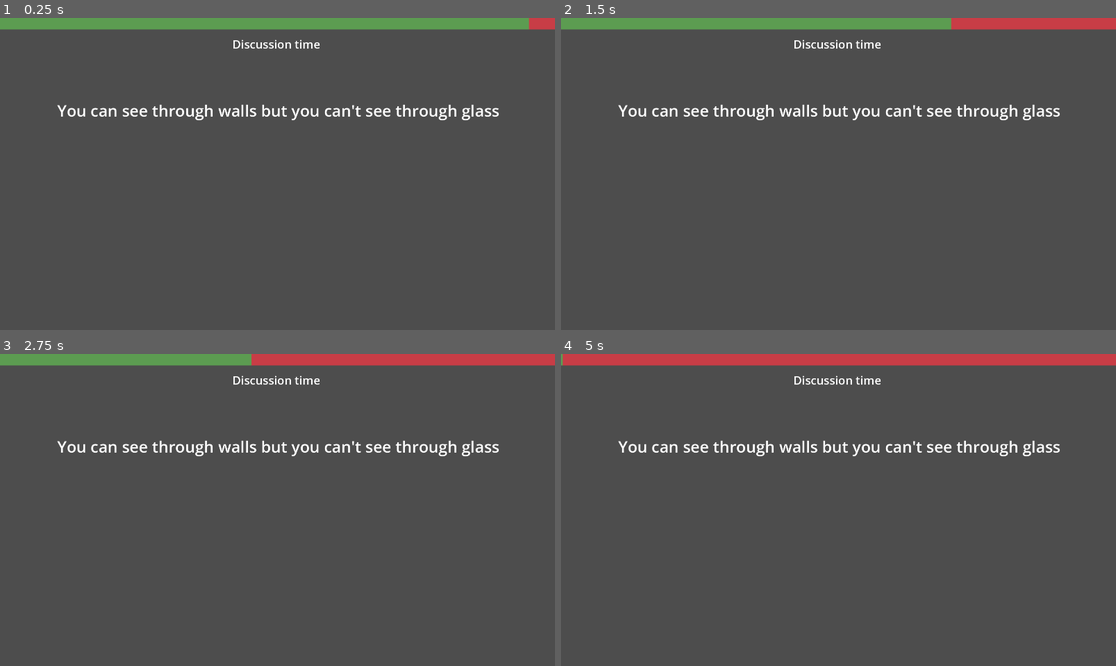
Above: before the commit, frames 1-4 (two rows, left to right).
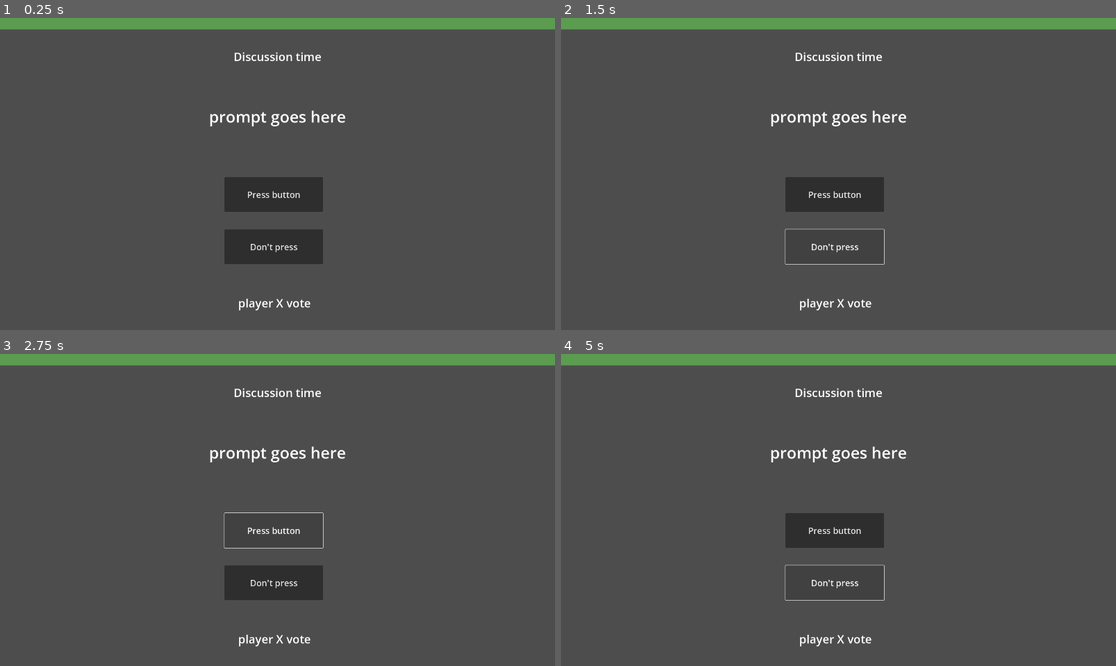
Above: after the commit, the same moments.

Repository: Beepered/WouldYouPressButton
Game: Godot game, scene res://Level.tscn
The game is run twice, just before and just after one commit, with the same random seed, the same clock (stepped at 60 frames per second) and the same inputs.
Inputs (mouse positions are in pixels of both pictures, inside the frame that each line leads up to):
- Up to frame 1 (0.25 s): no input
- Up to frame 2 (1.5 s): click (832, 195) at 0.5 s, where only the run after the commit has a clickable "Press button"; click (832, 245) at 1.25 s, where only the run after the commit has a clickable "Don't press"
- Up to frame 3 (2.75 s): click (271, 531) at 2 s, where only the run after the commit has a clickable "Press button"
- Up to frame 4 (5 s): click (832, 581) at 2.75 s, where only the run after the commit has a clickable "Don't press"; click (832, 531) at 3.5 s, where only the run after the commit has a clickable "Press button"; click (832, 581) at 4.25 s, where only the run after the commit has a clickable "Don't press"

The runs differ from the first frame. In frame 1, 6.0% of the frame differs, in the area x 10-100%, y 0-94%; in frame 2, 5.2%; in frame 3, 6.1%; in frame 4, 7.9%, in the area x 0-100%, y 0-94%.
Error after the commit: Attempt to call function 'start' in base 'null instance' on a null instance. (res://GameManager.gd:36)

Commit message:
fixed voting

Diff:
--- a/GameManager.gd
+++ b/GameManager.gd
@@ -12,7 +12,7 @@
 
 var numPlayers = 2;
 var numVoted = 0;
-var votes = [] # list of 0 or 1, 0 means yes, 1 means no
+var votes = [] # list of 0, 1, or 999, 0 means yes, 1 means no, 999 means no vote
 
 # game object variables except for timers just to read easier
 @onready var progressBar = $ProgressBar
@@ -33,45 +33,42 @@
 		progressBar.value = ($"vote timer".time_left / $"vote timer".wait_time) * 100
 
 func begin_discussion():
+	$"discussion timer".start()
 	gameText.text = "Discussion time"
 	prompt.text = prompts[randi() % prompts.size()]
-	$"discussion timer".start()
 	playerName.visible = false
 	yesButton.visible = false;
 	noButton.visible = false;
 
 func begin_voting():
+	$"vote timer".start()
+	numVoted = 0
+	votes = []
 	gameText.text = "Voting time"
 	playerName.visible = true;
-	playerName.text = "player " + str(numVoted)
-	$"vote timer".start()
+	playerName.text = "player " + str(numVoted + 1)
 	yesButton.visible = true;
 	noButton.visible = true;
-	numVoted = 0
-	votes = []
-
-func continue_voting():
-	$"vote timer".start()
-	playerName.text = "player " + str(numVoted)
 
 func _on_discussion_timer_timeout() -> void:
 	begin_voting()
 
 func _on_vote_timer_timeout() -> void:
+	voted(999)
+
+func _on_vote_yes_button_down() -> void:
+	voted(0)
+
+func _on_vote_no_button_down() -> void:
+	voted(1)
+
+func voted(voteNum):
 	numVoted += 1
+	votes.push_back(voteNum)
 	if(numVoted < numPlayers): # skip to next person because player did not vote
-		continue_voting()
+		$"vote timer".start()
+		playerName.text = "player " + str(numVoted + 1)
 	else: # once everyone has voted
+		$"vote timer".stop()
 		# check the "votes" array variable to see who is in majority
 		begin_discussion()
-
-
-func _on_vote_yes_button_down() -> void:
-	votes.push_back(0)
-	numVoted += 1
-	continue_voting()
-
-func _on_vote_no_button_down() -> void:
-	votes.push_back(1)
-	numVoted += 1
-	continue_voting()
--- a/Level.tscn
+++ b/Level.tscn
@@ -11,7 +11,11 @@
 [node name="Level" type="Node2D"]
 script = ExtResource("1_jui51")
 
-[node name="ProgressBar" type="ProgressBar" parent="."]
+[node name="Num Players stuff" type="Node2D" parent="."]
+
+[node name="Game voting stuff" type="Node2D" parent="."]
+
+[node name="ProgressBar" type="ProgressBar" parent="Game voting stuff"]
 offset_right = 1920.0
 offset_bottom = 40.0
 theme_override_styles/background = SubResource("StyleBoxFlat_0yyxq")
@@ -19,25 +23,25 @@
 value = 100.0
 show_percentage = false
 
-[node name="gameText" type="Label" parent="."]
-offset_left = 804.0
-offset_top = 63.0
-offset_right = 1108.0
-offset_bottom = 118.0
+[node name="gameText" type="Label" parent="Game voting stuff"]
+offset_left = 808.0
+offset_top = 106.0
+offset_right = 1112.0
+offset_bottom = 161.0
 theme_override_font_sizes/font_size = 40
 text = "Discussion time"
 
-[node name="prompt" type="Label" parent="."]
-offset_left = 75.0
-offset_top = 159.0
-offset_right = 1852.0
-offset_bottom = 481.0
+[node name="prompt" type="Label" parent="Game voting stuff"]
+offset_left = 160.0
+offset_top = 180.0
+offset_right = 1760.0
+offset_bottom = 502.0
 theme_override_font_sizes/font_size = 55
 text = "prompt goes here"
 horizontal_alignment = 1
 vertical_alignment = 1
 
-[node name="player name" type="Label" parent="."]
+[node name="player name" type="Label" parent="Game voting stuff"]
 offset_left = 824.0
 offset_top = 959.0
 offset_right = 1075.0
@@ -45,15 +49,15 @@
 theme_override_font_sizes/font_size = 40
 text = "player X vote"
 
-[node name="YesButton" type="Button" parent="."]
-offset_left = 781.0
-offset_top = 536.0
-offset_right = 1121.0
-offset_bottom = 656.0
+[node name="YesButton" type="Button" parent="Game voting stuff"]
+offset_left = 777.0
+offset_top = 551.0
+offset_right = 1117.0
+offset_bottom = 671.0
 theme_override_font_sizes/font_size = 30
 text = "Press button"
 
-[node name="NoButton" type="Button" parent="."]
+[node name="NoButton" type="Button" parent="Game voting stuff"]
 offset_left = 777.0
 offset_top = 732.0
 offset_right = 1117.0
@@ -61,15 +65,15 @@
 theme_override_font_sizes/font_size = 30
 text = "Don't press"
 
-[node name="discussion timer" type="Timer" parent="."]
+[node name="discussion timer" type="Timer" parent="Game voting stuff"]
 wait_time = 5.0
 one_shot = true
 
-[node name="vote timer" type="Timer" parent="."]
+[node name="vote timer" type="Timer" parent="Game voting stuff"]
 wait_time = 3.0
 one_shot = true
 
-[connection signal="button_down" from="YesButton" to="." method="_on_vote_yes_button_down"]
-[connection signal="button_down" from="NoButton" to="." method="_on_vote_no_button_down"]
-[connection signal="timeout" from="discussion timer" to="." method="_on_discussion_timer_timeout"]
-[connection signal="timeout" from="vote timer" to="." method="_on_vote_timer_timeout"]
+[connection signal="button_down" from="Game voting stuff/YesButton" to="." method="_on_vote_yes_button_down"]
+[connection signal="button_down" from="Game voting stuff/NoButton" to="." method="_on_vote_no_button_down"]
+[connection signal="timeout" from="Game voting stuff/discussion timer" to="." method="_on_discussion_timer_timeout"]
+[connection signal="timeout" from="Game voting stuff/vote timer" to="." method="_on_vote_timer_timeout"]
